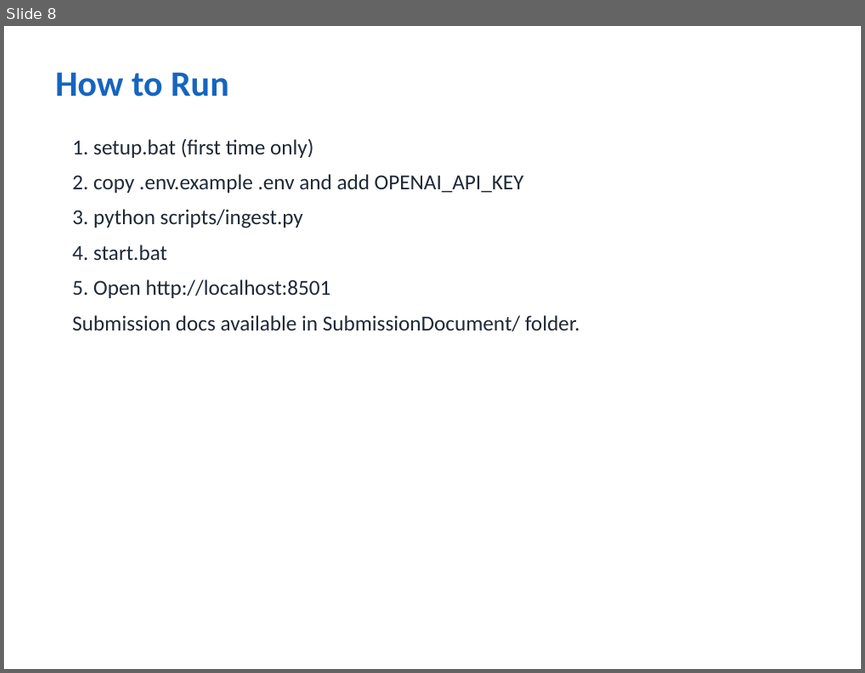
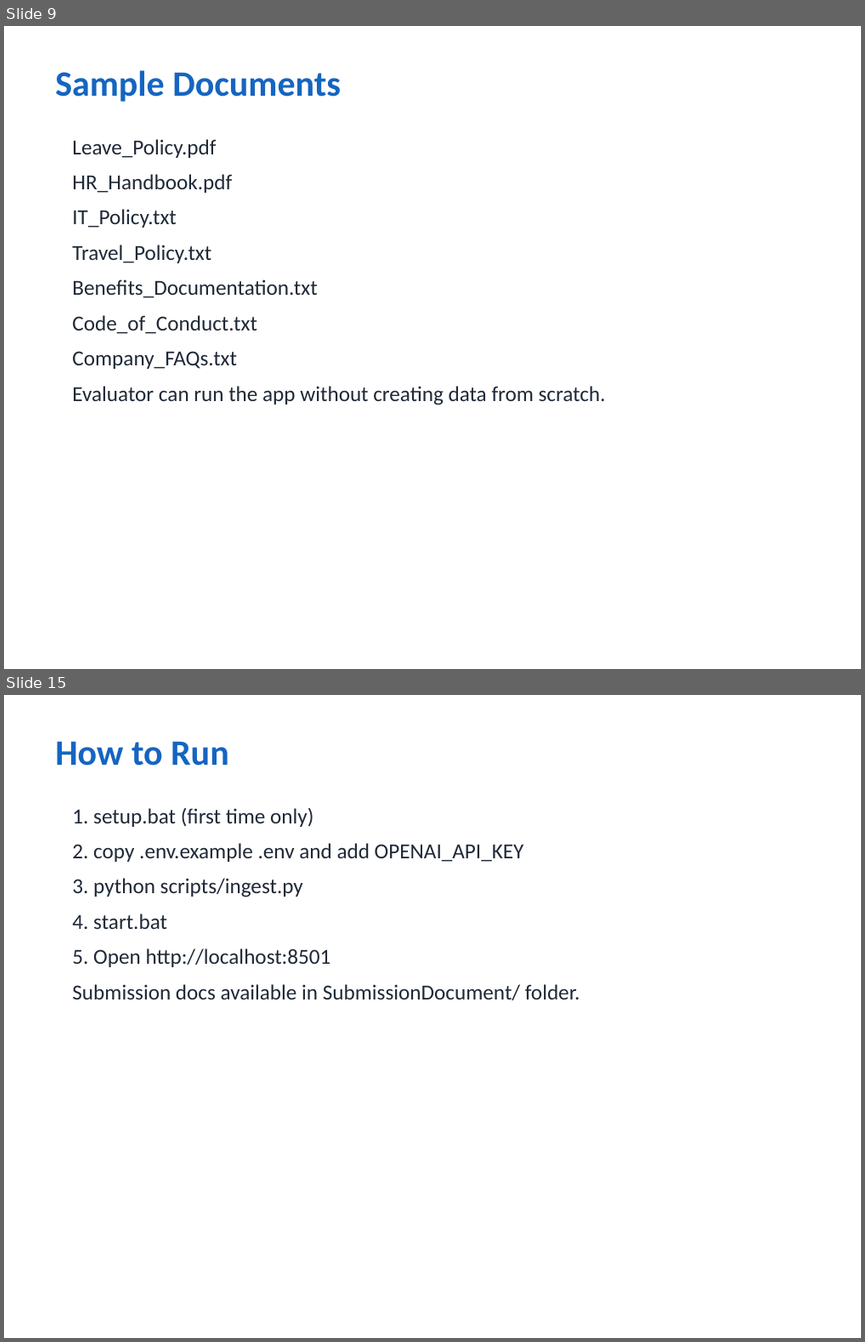
Before and after one commit to vivekkumar-io/iit-patna, a slide deck: SubmissionDocument/Enterprise_Knowledge_Assistant_Vivek_kumar.pptx. Shown one above the other, each under a label of ours: slide 8 before the commit, slides 9 and 15 after it; the slides between them are not shown. The pictures are 865x673 and 865x1342 pixels, drawn with LibreOffice and Linux fonts; fonts in the diff are those of the drawing. Boxes give left, top, right and bottom in pixels: in the first picture for what was removed or moved away, otherwise in the second. Text is boxed around its words. In the diff, an @@ line names an element or a change of style, - is before the commit and + after.

```diff
--- a/SubmissionDocument/Enterprise_Knowledge_Assistant_Vivek_kumar.pptx
+++ b/SubmissionDocument/Enterprise_Knowledge_Assistant_Vivek_kumar.pptx
@@ slide 9 added at (4, 26, 861, 669), background #FFFFFF @@
@@ text added at (55, 70, 341, 102), 30 pt, text #1565C0, bold @@
+Sample Documents
@@ text added at (72, 139, 606, 405), 18 pt, text #1F2937 @@
+Leave_Policy.pdf
+HR_Handbook.pdf
+IT_Policy.txt
+Travel_Policy.txt
+Benefits_Documentation.txt
+Code_of_Conduct.txt
+Company_FAQs.txt
+Evaluator can run the app without creating data from scratch.
@@ what was slide 8 is now slide 15 @@
```
Also in this commit, not shown: 5 slides changed, 6 other slides added, 1 other file.
